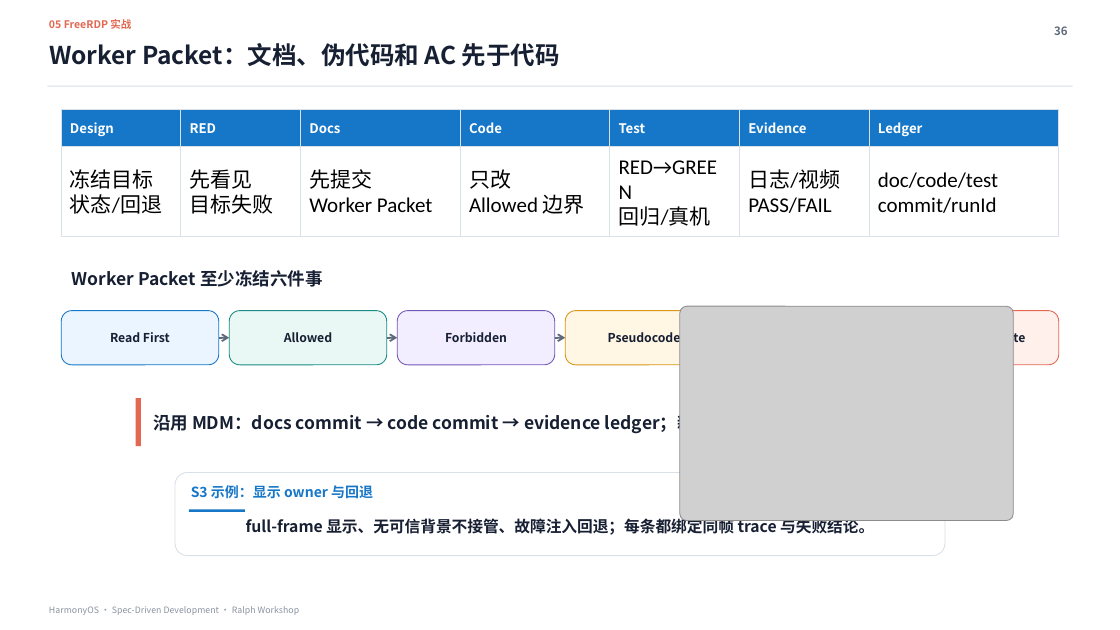
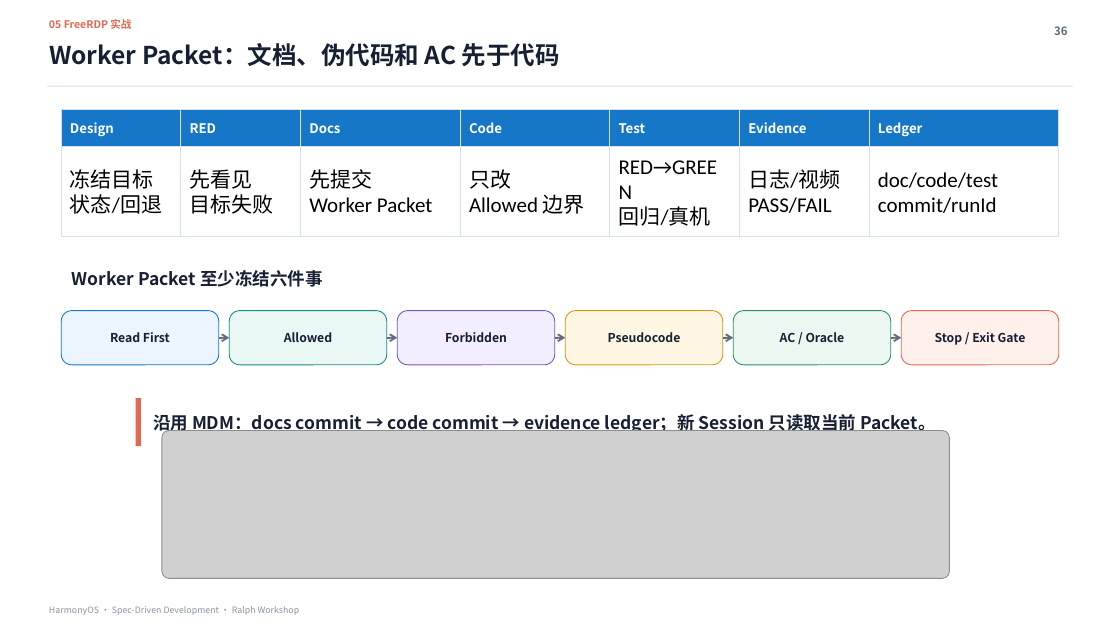
Before and after one commit to xiaomu120413/harmonyos-sdd-ralph-workshop, a slide deck: slide 36 of deliverables/HarmonyOS_SDD_Ralph_Workshop_MDM证据增强版.pptx. Drawn at 1120x630 pixels with LibreOffice and Linux fonts; fonts in the diff are those of the drawing; grey boxes stand for pictures. Boxes give left, top, right and bottom in pixels: in the first picture for what was removed or moved away, otherwise in the second. Text is boxed around its words. In the diff, an @@ line names an element or a change of style, - is before the commit and + after.

```diff
--- a/deliverables/HarmonyOS_SDD_Ralph_Workshop_MDM证据增强版.pptx
+++ b/deliverables/HarmonyOS_SDD_Ralph_Workshop_MDM证据增强版.pptx
@@ picture removed at (680,307,1013,521) @@
@@ rounded rectangle added at (734,311,891,365), fill #EBF8F1, outline #2F8F5B 0.75 pt @@
@@ arrow added from (723, 338) to (734, 338), #5F6B7A 1.5 pt @@
@@ text added at (780,332,845,342), 10.5 pt, text #172033, bold @@
+AC / Oracle
@@ arrow added from (891, 338) to (902, 338), #5F6B7A 1.5 pt @@
@@ picture added at (162,430,950,578) @@
@@ rounded rectangle removed at (175,472,945,555) @@
@@ rectangle removed at (189,509,245,512) @@
@@ text removed at (191,485,373,499) @@
-S3 示例：显示 owner 与回退
@@ text removed at (246,517,874,538) @@
-full-frame 显示、无可信背景不接管、故障注入回退；每条都绑定同帧 trace 与失败结论。
```
Also in this commit, not shown: 7 other slides changed, 11 other files.
